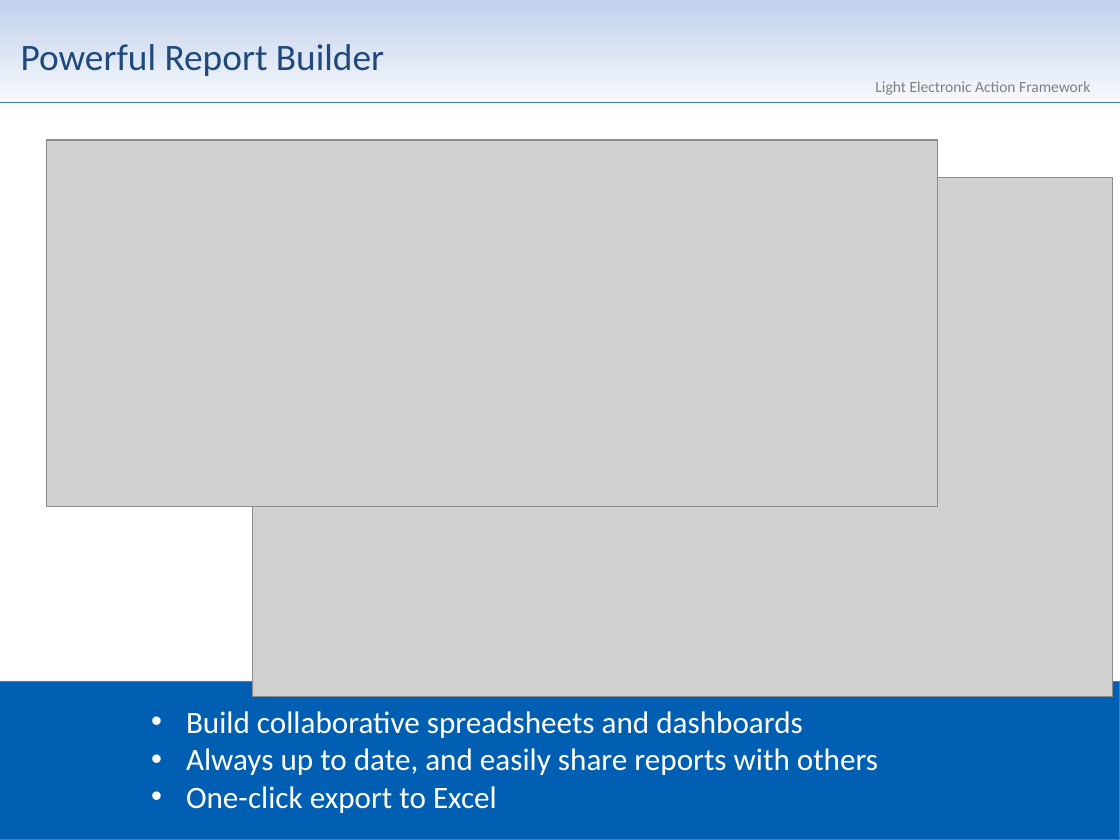
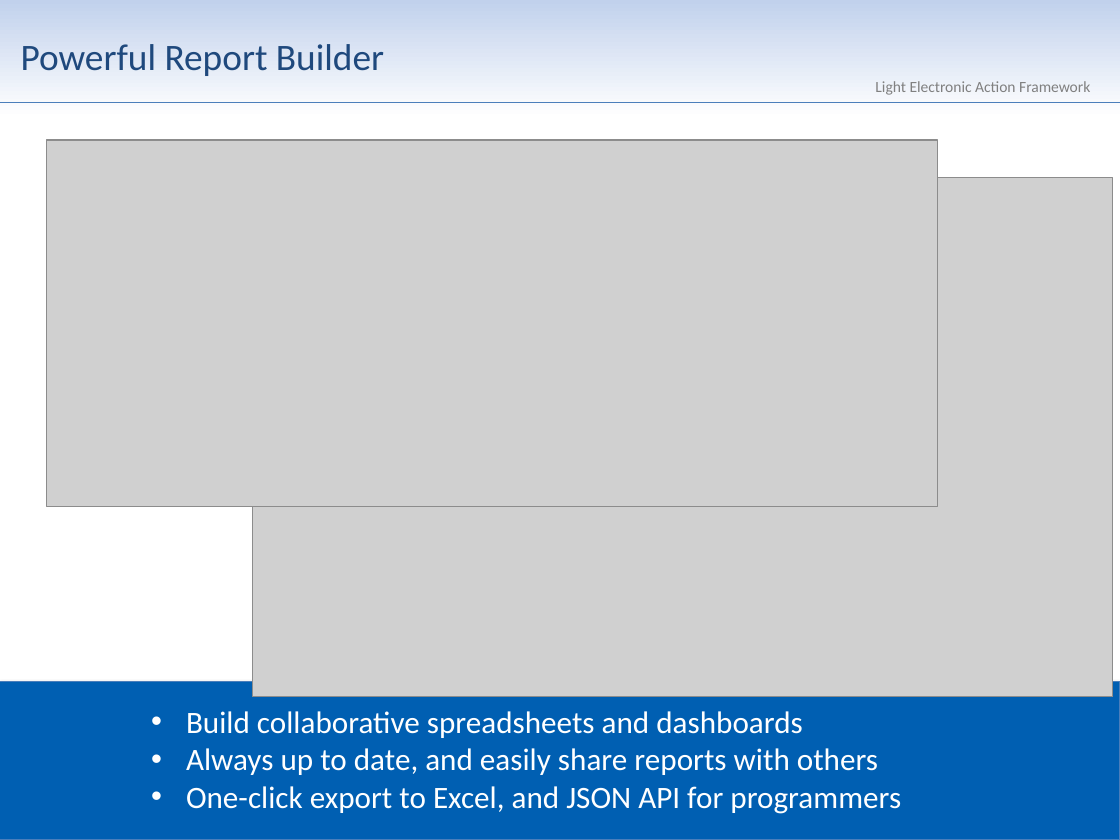
Before and after one commit to department-of-veterans-affairs/LEAF, a slide deck: slide 8 of Documentation/LEAF_Product_Overview.pptx (slide 7 before the commit). Drawn at 1120x840 pixels with LibreOffice and Linux fonts; fonts in the diff are those of the drawing; grey boxes stand for pictures; background and template pictures are left out. Boxes give left, top, right and bottom in pixels: in the first picture for what was removed or moved away, otherwise in the second. Text is boxed around its words. In the diff, an @@ line names an element or a change of style, - is before the commit and + after.

```diff
--- a/Documentation/LEAF_Product_Overview.pptx
+++ b/Documentation/LEAF_Product_Overview.pptx
@@ text at (186, 786, 901, 814): text changed @@
-• One-click export to Excel
+• One-click export to Excel, and JSON API for programmers
```
Also in this commit, not shown: 4 other slides changed, 3 slides added, 1 slide removed.
